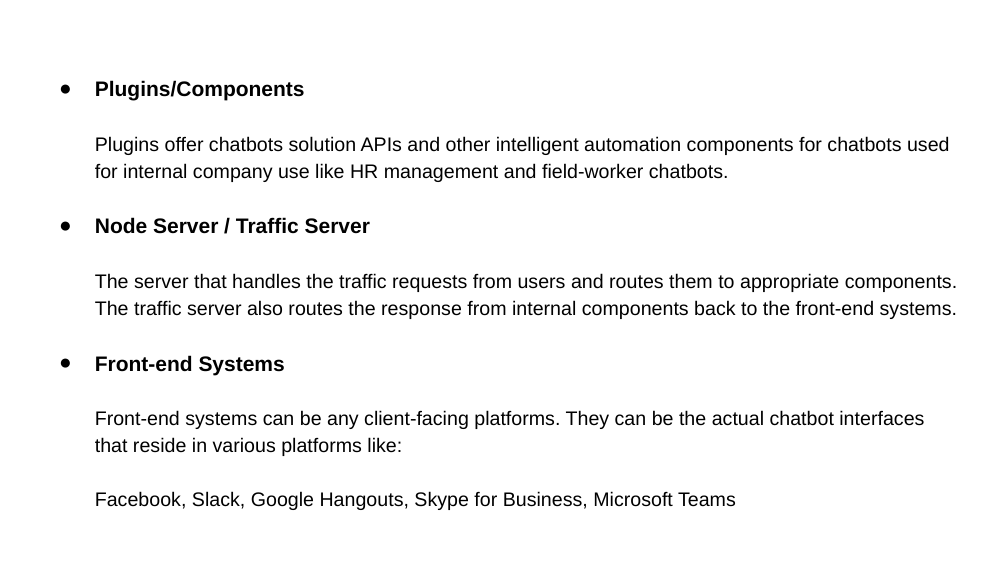
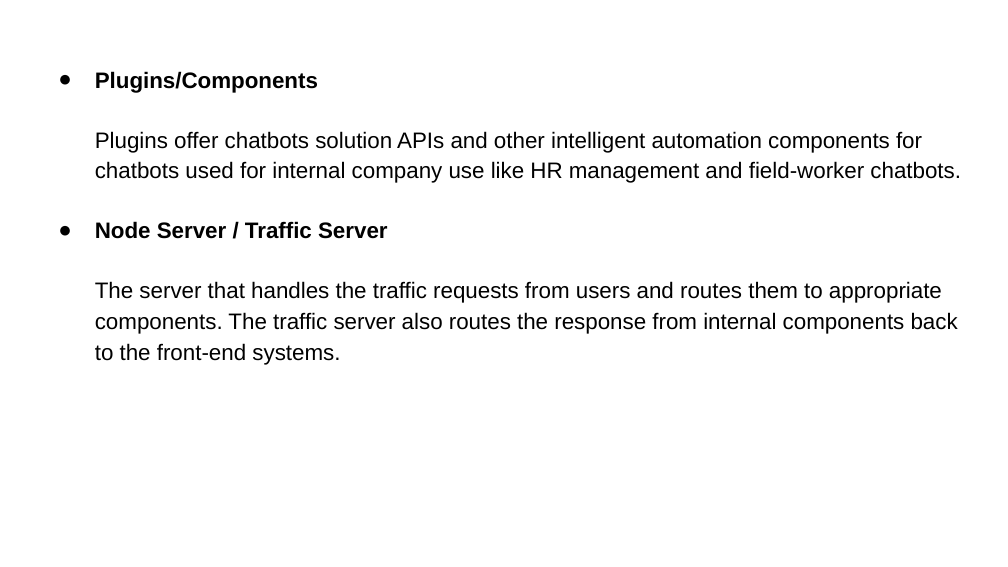
Before and after one commit to saurabhjojare/Chatbot-Response-System, a slide deck: slide 11 of Chatbot Response System.pptx (slide 10 before the commit). Drawn at 1008x567 pixels with LibreOffice and Linux fonts; fonts in the diff are those of the drawing. Boxes give left, top, right and bottom in pixels: in the first picture for what was removed or moved away, otherwise in the second. Text is boxed around its words. In the diff, an @@ line names an element or a change of style, - is before the commit and + after.

```diff
--- a/Chatbot Response System.pptx
+++ b/Chatbot Response System.pptx
@@ text "Plugins/Components" moved from (x1=95, y1=80, x2=957, y2=510) to (x1=95, y1=71, x2=961, y2=365) @@
@@ text "Plugins/Components" at (x1=95, y1=71, x2=961, y2=365): size 15 to 16 pt in "Plugins/Components", "Node Server / Traffic Server"; size 14 to 16 pt in "Plugins offer chatbots solution APIs and other ...", "The server that handles the traffic requests ..."; indent changed @@
@@ text at (x1=95, y1=355, x2=924, y2=510): paragraphs removed @@
-● Front-end Systems
-Front-end systems can be any client-facing platforms. They can be the actual chatbot interfaces that reside in various platforms like:
-Facebook, Slack, Google Hangouts, Skype for Business, Microsoft Teams
```
Also in this commit, not shown: 12 other slides changed, 3 slides added, 1 other file.
